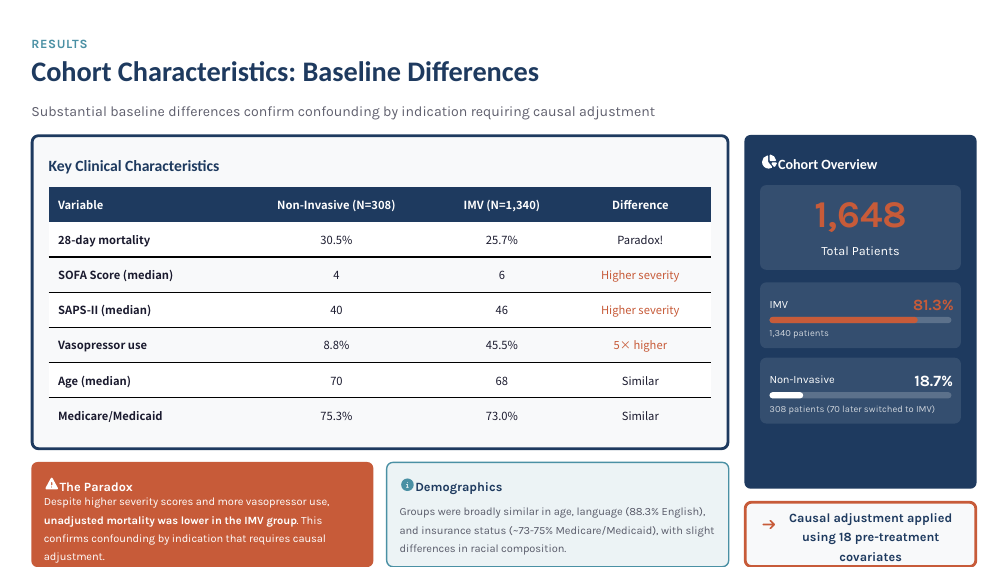
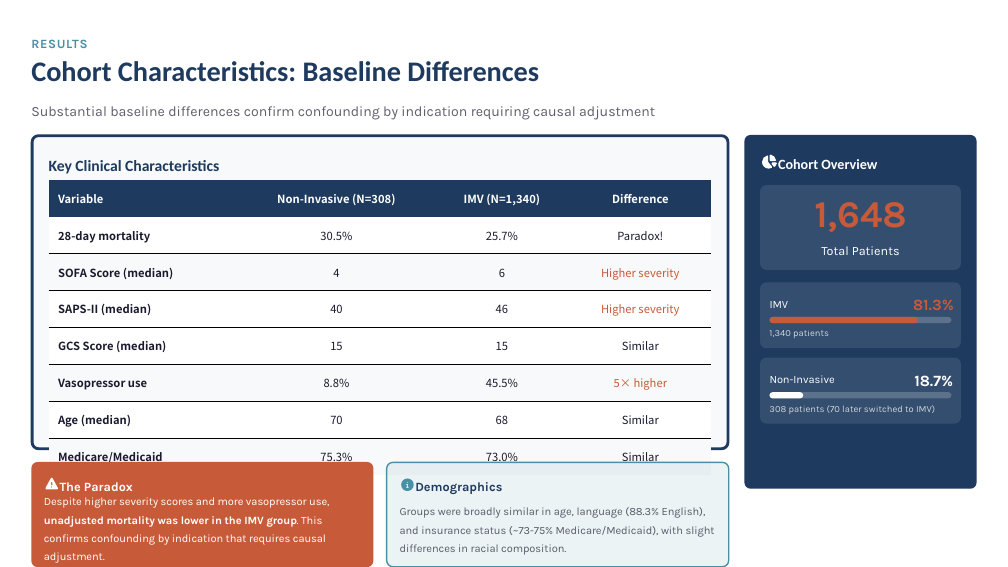
Before and after one commit to SichengH/SPH5104_GP, a slide deck: slide 8 of Invasive_Mechanical_Ventilation_restyled.pptx. Drawn at 1008x567 pixels with LibreOffice and Linux fonts; fonts in the diff are those of the drawing. Boxes give left, top, right and bottom in pixels: in the first picture for what was removed or moved away, otherwise in the second. Text is boxed around its words. In the diff, an @@ line names an element or a change of style, - is before the commit and + after.

Commit message:
GCS update

```diff
--- a/Invasive_Mechanical_Ventilation_restyled.pptx
+++ b/Invasive_Mechanical_Ventilation_restyled.pptx
@@ table at box(48, 179, 712, 475) @@
+row 5: GCS Score (median) | 15 | 15 | Similar
@@ table: place and size @@
-table at box(48, 186, 712, 432)
+table at box(48, 179, 712, 475)
@@ freeform shape removed at box(745, 502, 976, 566) @@
@@ freeform shape removed at box(762, 518, 774, 530) @@
@@ text removed at box(789, 513, 952, 561) @@
-Causal adjustment applied using 18 pre-treatment covariates
```
